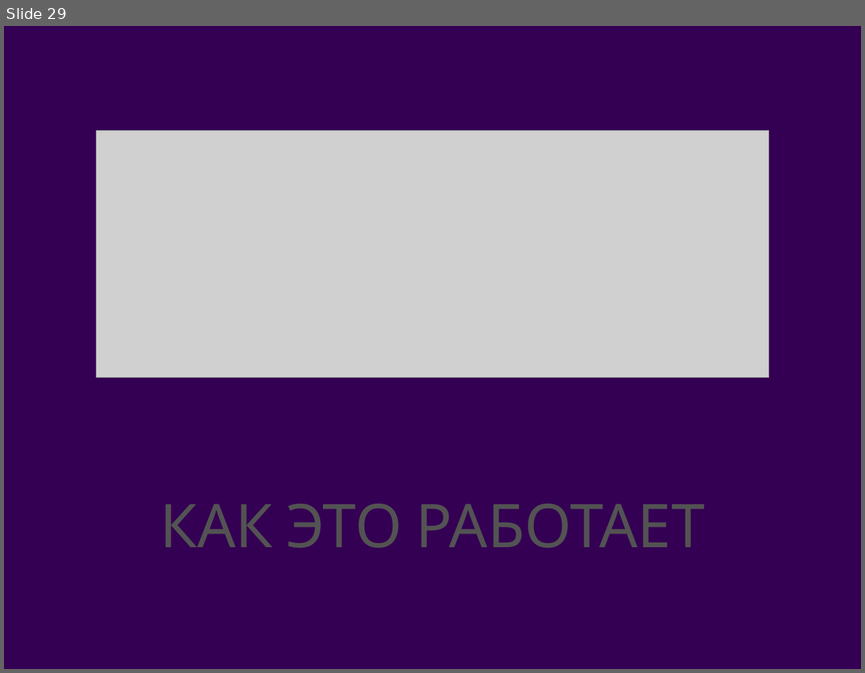
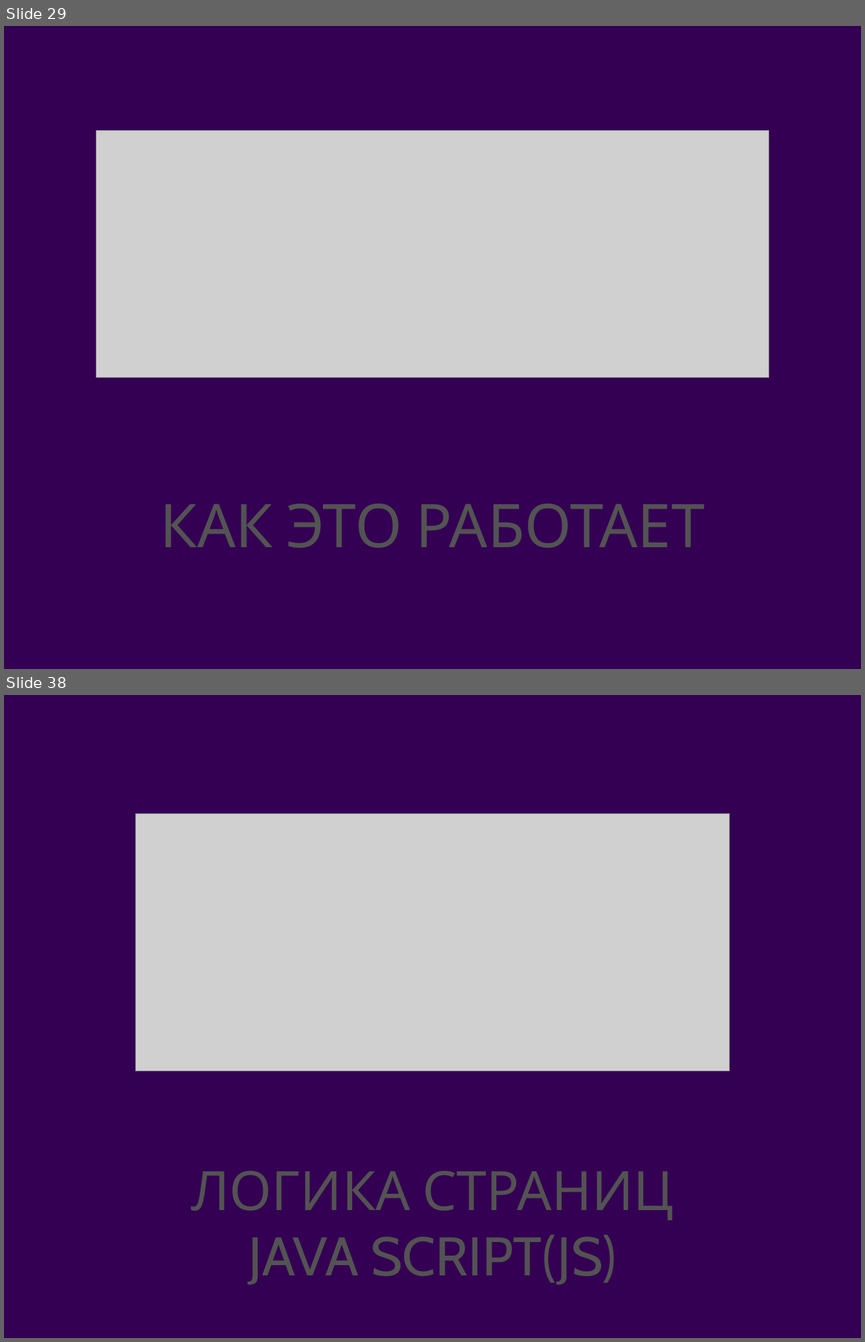
Before and after one commit to andrushkin2/ilBudgetto, a slide deck: dp/presentation.pptx. Shown one above the other, each under a label of ours: slide 29 before the commit, slides 29 and 38 after it; the slides between them are not shown. The pictures are 865x673 and 865x1342 pixels, drawn with LibreOffice and Linux fonts; fonts in the diff are those of the drawing; grey boxes stand for pictures; background and template pictures are left out. Boxes give left, top, right and bottom in pixels: in the first picture for what was removed or moved away, otherwise in the second. Text is boxed around its words. In the diff, an @@ line names an element or a change of style, - is before the commit and + after.

```diff
--- a/dp/presentation.pptx
+++ b/dp/presentation.pptx
@@ slide 38 added at (4, 695, 861, 1338), background picture (left out) @@
@@ picture added at (136, 813, 730, 1070) @@
@@ title added at (191, 1170, 673, 1285), 64.8 pt, text #535353 @@
+ЛОГИКА СТРАНИЦ
+JAVA SCRIPT(JS)
```
Also in this commit, not shown: 21 slides changed, 21 other slides added, 2 other files.
